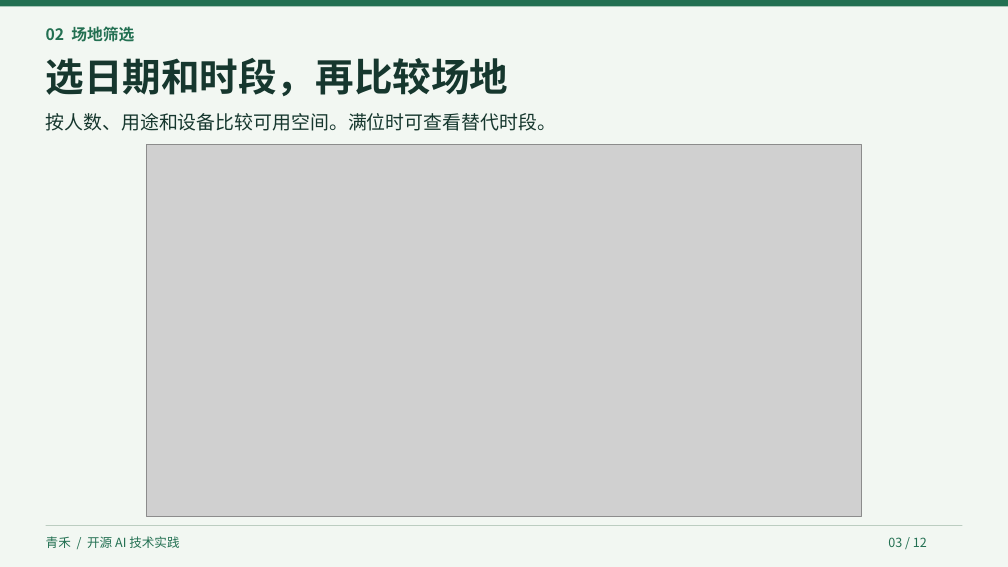
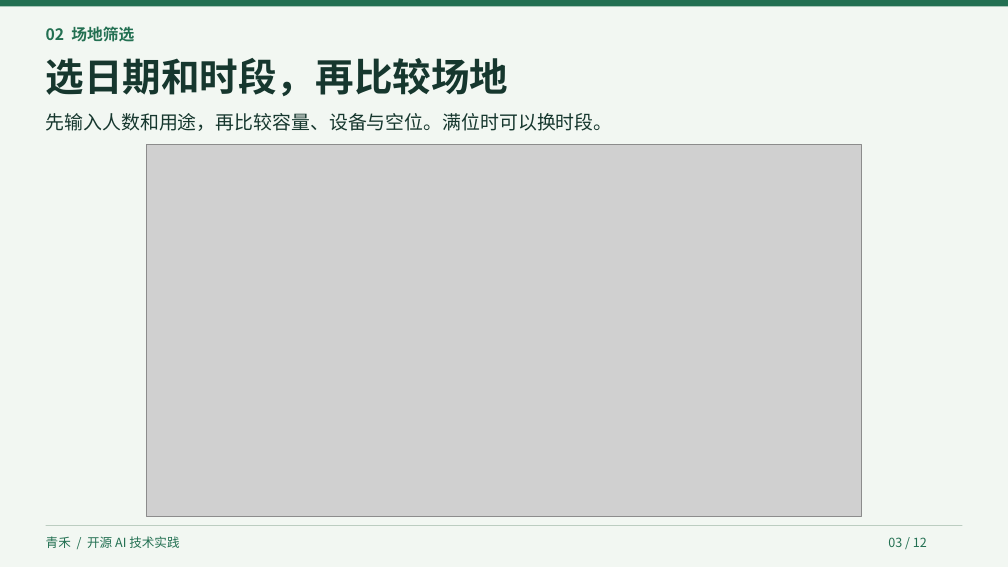
Before and after one commit to wujunzhu0802/qinghe-library-agent, a slide deck: slide 3 of 青禾期末汇报.pptx. Drawn at 1008x567 pixels with LibreOffice and Linux fonts; fonts in the diff are those of the drawing; grey boxes stand for pictures. Boxes give left, top, right and bottom in pixels: in the first picture for what was removed or moved away, otherwise in the second. Text is boxed around its words. In the diff, an @@ line names an element or a change of style, - is before the commit and + after.

Commit message:
Polish presentation wording and visualize feature flow

```diff
--- a/青禾期末汇报.pptx
+++ b/青禾期末汇报.pptx
@@ text at box(46, 113, 613, 131): text changed @@
-按人数、用途和设备比较可用空间。满位时可查看替代时段。
+先输入人数和用途，再比较容量、设备与空位。满位时可以换时段。
```
Also in this commit, not shown: 4 other slides changed.
